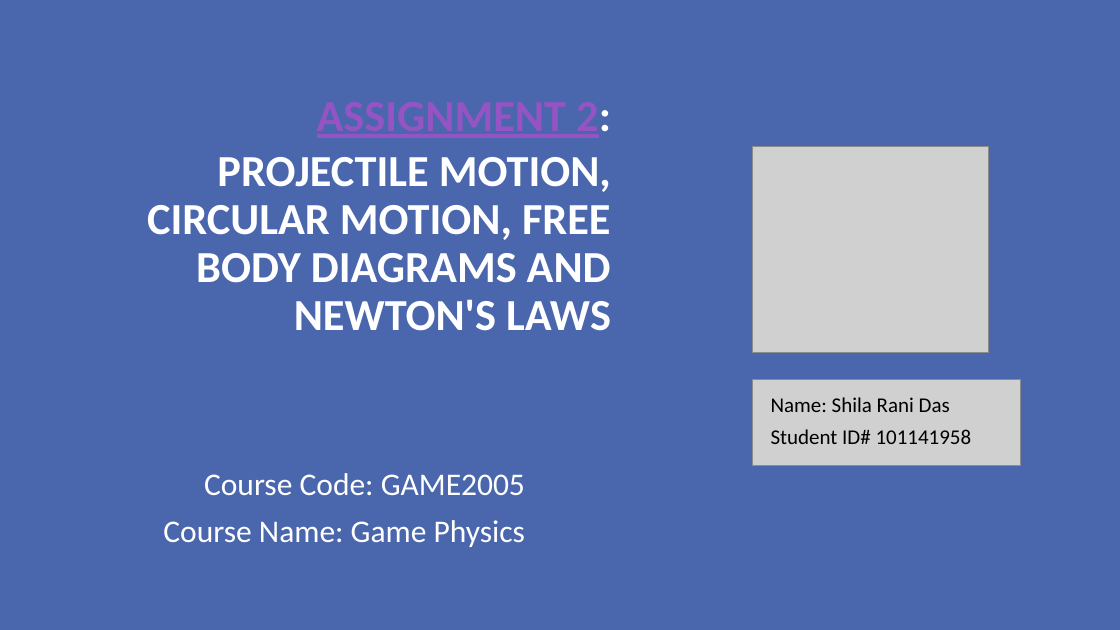
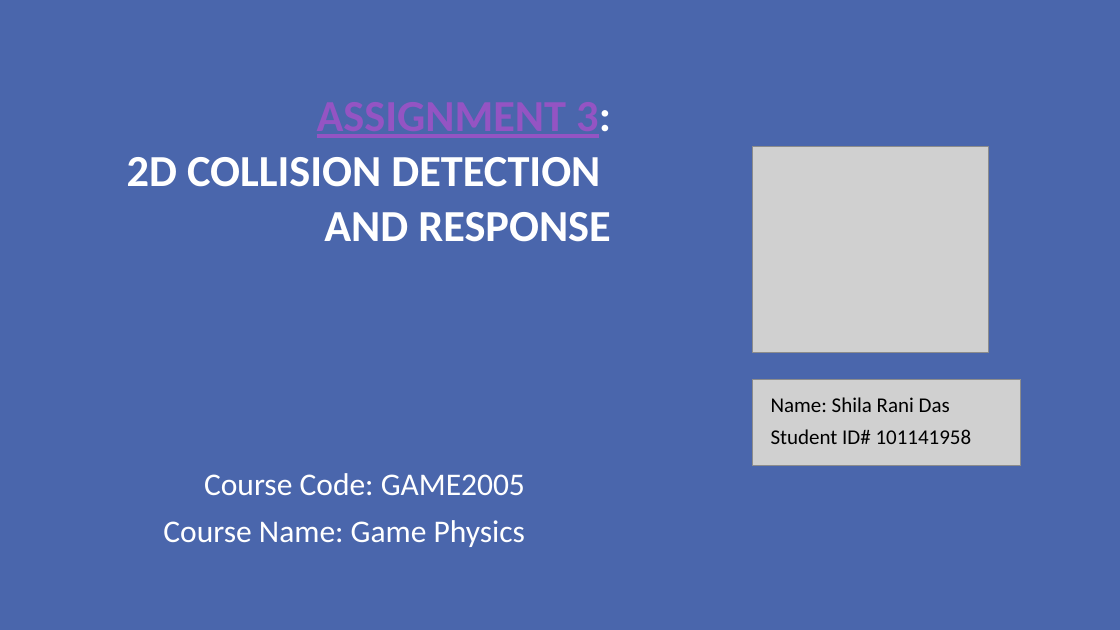
Before and after one commit to shilaranidas/GAME2005-Group1-A3, a slide deck: slide 1 of Documentation/Slide deck intro.pptx. Drawn at 1120x630 pixels with LibreOffice and Linux fonts; fonts in the diff are those of the drawing; grey boxes stand for pictures. Boxes give left, top, right and bottom in pixels: in the first picture for what was removed or moved away, otherwise in the second. Text is boxed around its words. In the diff, an @@ line names an element or a change of style, - is before the commit and + after.

Commit message:
add slide and vedio

```diff
--- a/Documentation/Slide deck intro.pptx
+++ b/Documentation/Slide deck intro.pptx
@@ text at <box>127,102,611,242</box>: text changed @@
-ASSIGNMENT 2:
-PROJECTILE MOTION, CIRCULAR MOTION, FREE BODY DIAGRAMS AND NEWTON'S LAWS
+ASSIGNMENT 3:
+2D COLLISION DETECTION
+AND RESPONSE
```
Also in this commit, not shown: 7 other files.
